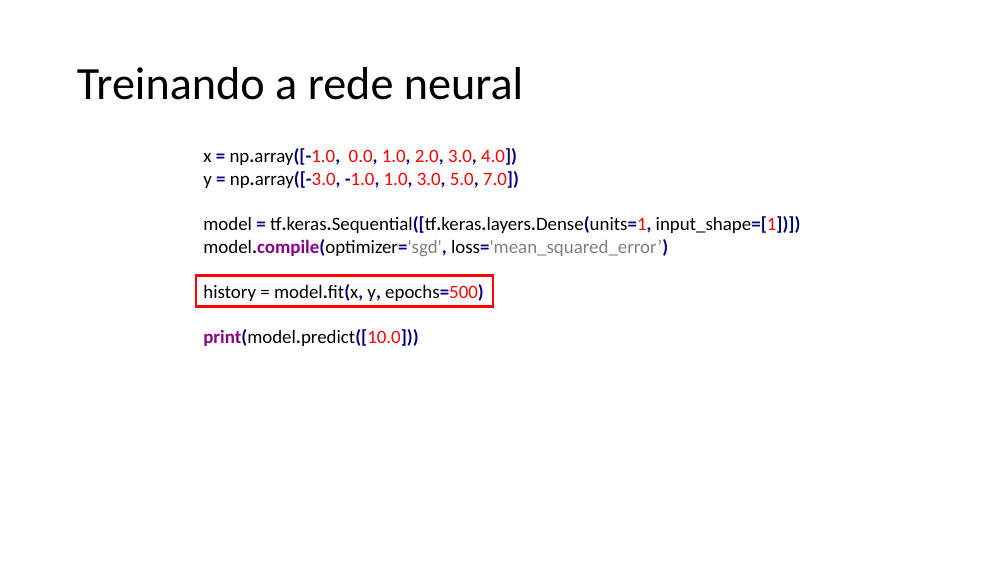
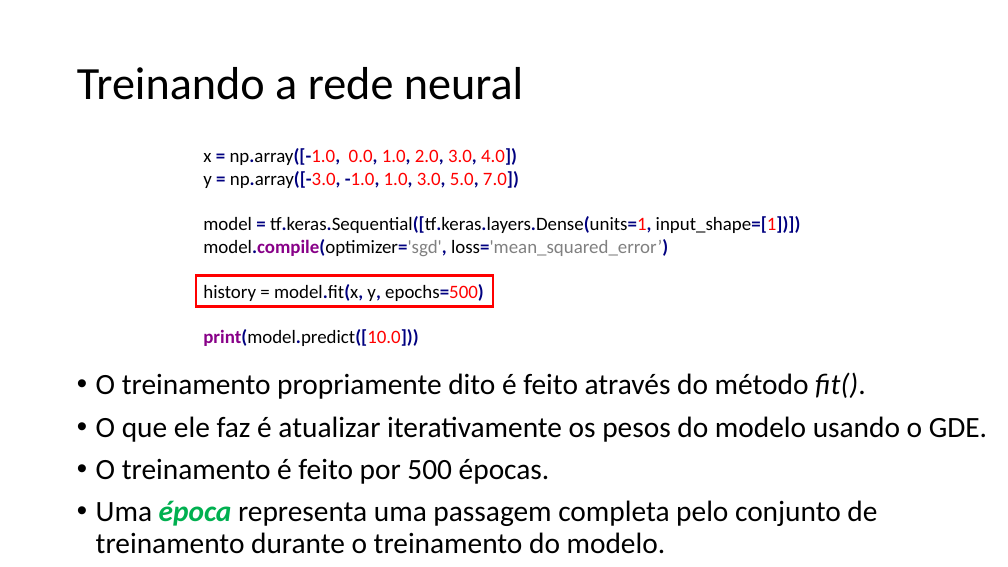
Before and after one commit to zz4fap/tp557-iot-ml, a slide deck: slide 20 of slides/TP557_7_Regressão_com_DNNs_parte_I.pptx (slide 18 before the commit). Drawn at 1008x567 pixels with LibreOffice and Linux fonts; fonts in the diff are those of the drawing; grey boxes stand for pictures. Boxes give left, top, right and bottom in pixels: in the first picture for what was removed or moved away, otherwise in the second. Text is boxed around its words. In the diff, an @@ line names an element or a change of style, - is before the commit and + after.

```diff
--- a/slides/TP557_7_Regressão_com_DNNs_parte_I.pptx
+++ b/slides/TP557_7_Regressão_com_DNNs_parte_I.pptx
@@ text added at (96,372,987,554), 28 pt, text #000000 @@
+• O treinamento propriamente dito é feito através do método fit().
+• O que ele faz é atualizar iterativamente os pesos do modelo usando o GDE.
+• O treinamento é feito por 500 épocas.
+• Uma época representa uma passagem completa pelo conjunto de treinamento durante o treinamento do modelo.
```
Also in this commit, not shown: 12 other slides changed, 4 slides added, 1 other file.
